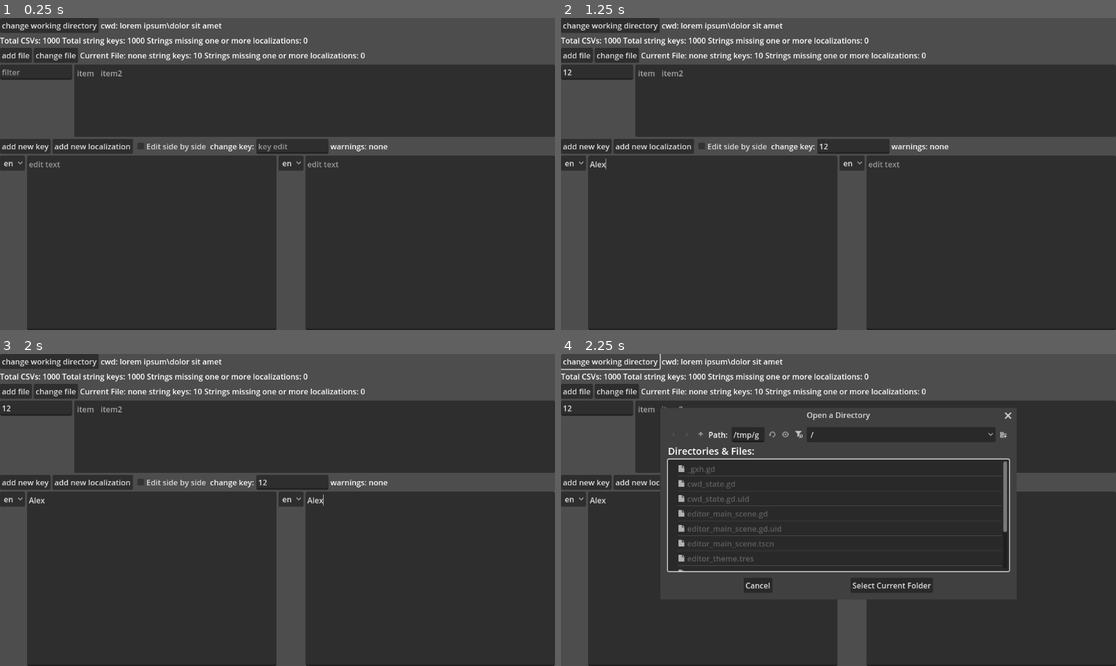
Above: before the commit, frames 1-4 (two rows, left to right).
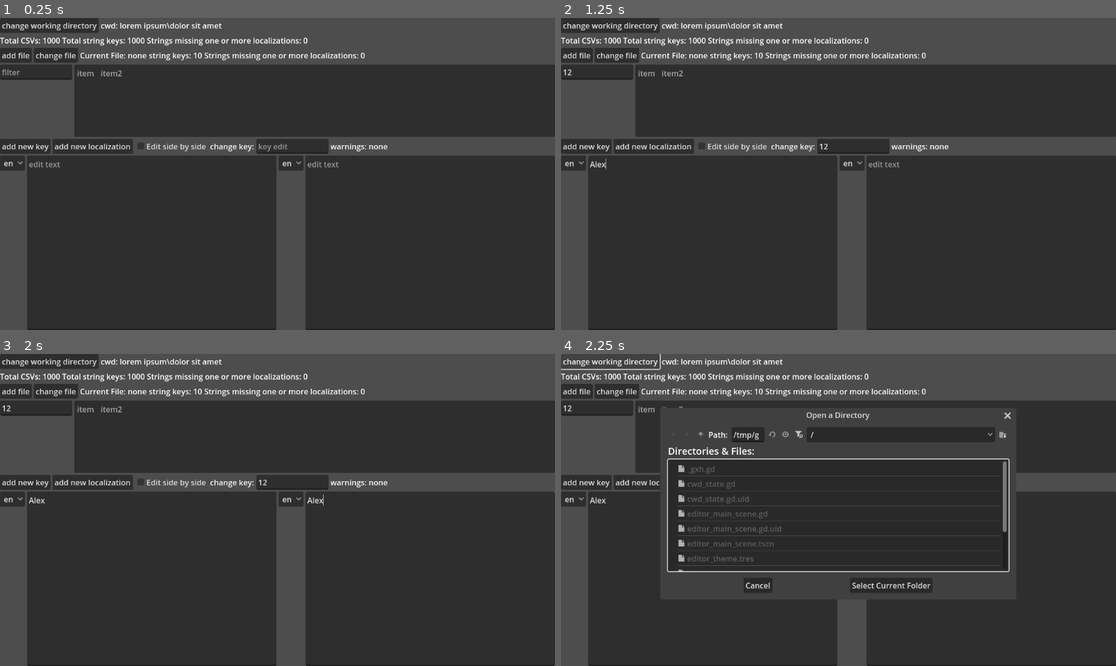
Above: after the commit, the same moments.

Repository: DazyLude/L10N-CSV-Editor
Game: Godot game, scene res://editor_main_scene.tscn
The game is run twice, just before and just after one commit, with the same random seed, the same clock (stepped at 60 frames per second) and the same inputs.
Inputs (mouse positions are in pixels of both pictures, inside the frame that each line leads up to):
- Up to frame 1 (0.25 s): no input
- Up to frame 2 (1.25 s): click (599, 71) at 0.52 s; type "12" at 0.6 s; click (855, 145) at 0.75 s; type "12" at 0.83 s; click (710, 242) at 0.98 s; type "Alex" at 1.07 s
- Up to frame 3 (2 s): click (432, 578) at 1.27 s; type "Alex" at 1.35 s
- Up to frame 4 (2.25 s): click "change working directory" at 2 s

Frames 1-3 are identical in both runs. In frame 4, 0.4% of the frame differs, in the area x 44-82%, y 18-76%.
Error before the commit: Invalid access to property or key 'task_update' on a base object of type 'RefCounted (CWDState)'. (res://editor_main_scene.gd:10)

Commit message:
folder scanning and key display

Diff:
--- a/cwd_state.gd
+++ b/cwd_state.gd
@@ -10,10 +10,10 @@
 #region cwd data
 ## idx of a "current" file
 var current_file_idx : int = -1;
+## uniques localization keys
+var localizations : Dictionary[String, LocaleData] = {};
 ## unique string keys and paths to the files they're located in.
 var keys : Dictionary[String, KeyData] = {};
-## uniques localization keys
-var localizations : Dictionary[String, LocaleData] = {};
 ## non unique string key file paths
 var non_unique_keys : Dictionary[String, NonUniqueKeyData] = {};
 #endregion
@@ -58,12 +58,58 @@
 		push_error("malformed header: first value not \"key\" (%s)" % path);
 		return;
 
+	for locale_idx in range(1, header.size()):
+		var locale_key := header[locale_idx];
+		if locale_key == "":
+			push_error("malformed header: locale field empty (%s)" % path);
+			continue;
+
+		register_locale(locale_key, path);
+
+	var file_idx = cwd_files.find(path);
 	while file_handle.get_position() < file_handle.get_length():
 		var line := file_handle.get_csv_line();
+		if line.size() == 0 or line[0] == "":
+			continue;
+		register_key(line, header.size() - 1, file_idx);
 
 
+func register_locale(locale: String, file: String) -> void:
+	if localizations.has(locale):
+		localizations[locale].missing_files.erase(file);
+	else:
+		localizations[locale] = LocaleData.new();
+		localizations[locale].missing_files = Array(Array(cwd_files), TYPE_STRING, &"", null);
+		localizations[locale].missing_files.erase(file);
 
 
+func register_key(line: PackedStringArray, localization_count: int, file_idx: int) -> void:
+	var key = line[0];
+	var empty_l10ns = line.count("");
+
+	if non_unique_keys.has(key):
+		var data := non_unique_keys[key];
+		data.file_idxs.push_back(file_idx);
+		data.localization_count += localization_count - empty_l10ns;
+		return;
+
+	if keys.has(key):
+		var old_data = keys[key];
+		var data = NonUniqueKeyData.new();
+		data.file_idxs.push_back(old_data.file_idx);
+		data.file_idxs.push_back(file_idx);
+		data.localization_count += old_data.localization_count;
+		data.localization_count += localization_count - empty_l10ns;
+		non_unique_keys[key] = data;
+
+		old_data.file_idx = -1;
+		return;
+
+	var data = KeyData.new();
+	data.file_idx = file_idx;
+	data.localization_count = localization_count - empty_l10ns;
+	keys[key] = data;
+	return;
 
 
 func clear_cwd_data() -> void:
@@ -75,7 +121,7 @@
 
 func get_csv_files_recursively(handle: DirAccess) -> PackedStringArray:
 	var files := Array(handle.get_files());
-	files = files.filter(csv_filter_predicate);
+	files = files.filter(csv_filter_predicate).map(handle.get_current_dir().path_join);
 	var unprocessed_directories := Array(handle.get_directories());
 
 	while unprocessed_directories.size() > 0:
@@ -87,7 +133,7 @@
 			continue;
 
 		var new_files := Array(processing_handle.get_files());
-		new_files = new_files.filter(csv_filter_predicate).map(processing.path_join);
+		new_files = new_files.filter(csv_filter_predicate).map(processing_path.path_join);
 		files.append_array(new_files);
 
 		var new_directories := Array(processing_handle.get_directories());
@@ -107,8 +153,10 @@
 
 
 class NonUniqueKeyData extends RefCounted:
-	var file_idxs : Array[int];
+	var file_idxs : PackedInt64Array;
+	var localization_count : int;
 
 
 class LocaleData extends RefCounted:
 	var key_count : int;
+	var missing_files : Array[String];
--- a/editor_main_scene.gd
+++ b/editor_main_scene.gd
@@ -3,16 +3,28 @@
 
 var block_input : bool = false;
 var data := CWDState.new();
+var key_filter : String = "";
 
 
 func _ready() -> void:
 	$Main/DirInfo/ChangeDirButton.pressed.connect(change_folder);
-	data.task_update.connect(update_progress);
 
 
-func update_progress() -> void:
-	$Main/Progress.visible = data.current_task != "";
-	$Main/Progress.text = "%s[%s]" % [data.current_task, data.current_task_progress];
+func update_cwd_data_display() -> void:
+	$Main/DirInfo/DirName.text = data.cwd_handle.get_current_dir(true);
+	$Main/CWDInfo/FileCount.text = "files found: %d" % data.cwd_files.size();
+	$Main/CWDInfo/KeyCount.text = "total keys: %d" % data.keys.size();
+	$Main/CWDInfo/UniqueL10Ns.text = "total l10ns: %d" % data.localizations.size();
+
+
+func refresh_list_of_keys() -> void:
+	$Main/KeySelect/KeyList.clear();
+	for key in data.keys.keys().filter(keys_filter):
+		$Main/KeySelect/KeyList.add_item(key);
+
+
+func keys_filter(key: String) -> bool:
+	return true;
 
 
 func change_folder() -> void:
@@ -36,7 +48,9 @@
 
 
 func finish_change_folder(dir: String, dialog: FileDialog) -> void:
-	var path = dialog.current_dir;
-	data.scan_cwd(path);
-	await data.task_finished;
+	data.scan_cwd(dir);
+
+	update_cwd_data_display();
+	refresh_list_of_keys();
+
 	block_input = false;
--- a/editor_main_scene.tscn
+++ b/editor_main_scene.tscn
@@ -64,7 +64,7 @@
 layout_mode = 2
 text = "string keys: 10"
 
-[node name="UniqueL10Ns" type="Label" parent="Main/FileInfo"]
+[node name="Missing" type="Label" parent="Main/FileInfo"]
 layout_mode = 2
 text = "Strings missing one or more localizations: 0"
 
@@ -78,14 +78,12 @@
 size_flags_vertical = 0
 placeholder_text = "filter"
 
-[node name="ItemList" type="ItemList" parent="Main/KeySelect"]
+[node name="KeyList" type="ItemList" parent="Main/KeySelect"]
 custom_minimum_size = Vector2(0, 150)
 layout_mode = 2
 size_flags_horizontal = 3
-allow_search = false
-auto_width = true
 item_count = 2
-max_columns = 10
+max_columns = 0
 same_column_width = true
 item_0/text = "item"
 item_1/text = "item2"
